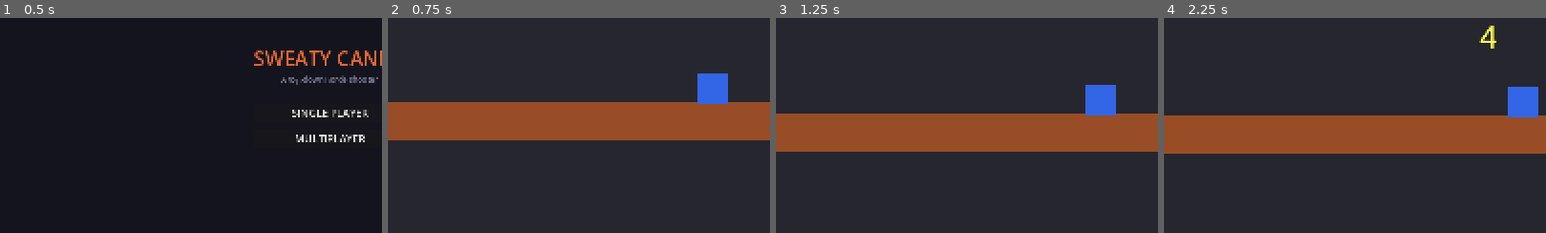
Above: before the commit, frames 1-4 (left to right).
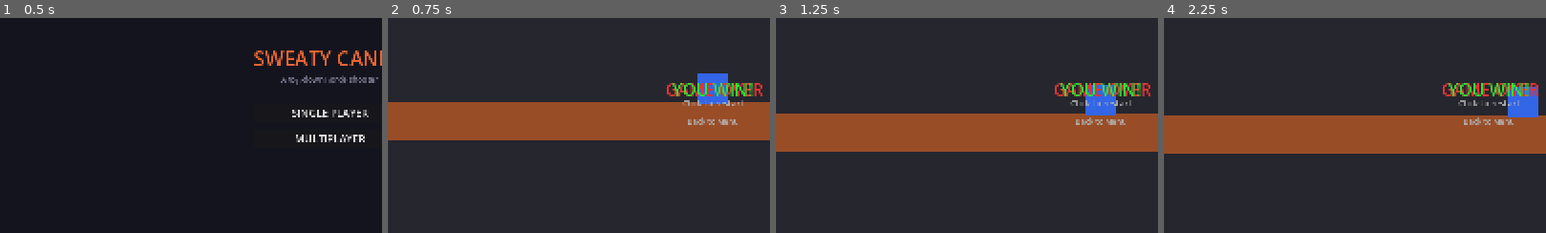
Above: after the commit, the same moments.

Repository: peter-lee97/sweaty-candy
Game: Godot game, scene res://scenes/ui/main_menu.tscn
Two runs of this game, one before a commit and one after it. Both use one fixed random seed, a clock stepped at 60 frames per second and the inputs below.
Inputs (mouse positions are % of the whole screen's width and height, from its top left):
- Up to frame 1 (0.5 s): no input
- Up to frame 2 (0.75 s): click "SINGLE PLAYER" at 0.5 s
- Up to frame 3 (1.25 s): no input
- Up to frame 4 (2.25 s): click "X" at 1.25 s; move the mouse to (72, 45) at 2.02 s; press the mouse at (72, 45) at 2.03 s; hold D (move_right) from 2.03 s (still down)
The pictures show only the part of the screen within x 8-58%, y 31-81%; the shares and areas given below are measured in that part.

Frame 1 is identical in both runs. In frame 2, 1.6% of the frame differs, in the area x 73-98%, y 30-50%; in frame 3, 1.5%; in frame 4, 1.8%, in the area x 73-98%, y 3-50%.
Error after the commit: Parse Error: Function "get_global_mouse_position()" not found in base self. (res://scripts/ui/hud.gd:35)

Commit message:
Fix score tabulation and add back-to-menu at end of game
- game_events.gd: re-add signal projectile_hit (was removed as dead
  code but is needed for hit tracking)
- projectile.gd: emit GameEvents.projectile_hit() when hitting an enemy
- game_manager.gd: add _shots_hit var, connect signal, increment on
  hit, use actual value in _compute_stats instead of hardcoded 0
- game.tscn: add MenuLabel (Back to Menu) below RestartLabel
- hud.gd: show MenuLabel at game over, route clicks to restart vs
  menu based on mouse position over each label's rect

Diff:
--- a/client/scenes/game/game.tscn
+++ b/client/scenes/game/game.tscn
@@ -198,6 +198,23 @@
 horizontal_alignment = 1
 vertical_alignment = 1
 
+[node name="MenuLabel" type="Label" parent="HUD"]
+unique_name_in_owner = true
+anchors_preset = 8
+anchor_left = 0.5
+anchor_top = 0.5
+anchor_right = 0.5
+anchor_bottom = 0.5
+offset_left = -150.0
+offset_top = 30.0
+offset_right = 150.0
+offset_bottom = 55.0
+theme_override_colors/font_color = Color(0.7, 0.7, 0.7, 1)
+theme_override_font_sizes/font_size = 16
+text = "Back to Menu"
+horizontal_alignment = 1
+vertical_alignment = 1
+
 [node name="Obstacle1" type="StaticBody2D" parent="." groups=["obstacle"]]
 collision_layer = 16
 collision_mask = 0
--- a/client/scripts/autoload/game_events.gd
+++ b/client/scripts/autoload/game_events.gd
@@ -3,6 +3,7 @@
 signal player_health_changed(current_health: int, max_health: int)
 signal player_died
 signal projectile_fired
+signal projectile_hit
 signal enemy_killed(kill_position: Vector2, score_value: int)
 signal countdown_tick(seconds_left: int)
 signal countdown_finished
--- a/client/scripts/game/game_manager.gd
+++ b/client/scripts/game/game_manager.gd
@@ -9,6 +9,7 @@
 @onready var _player_spawn: Marker2D = %PlayerSpawn
 
 var _shots_fired: int = 0
+var _shots_hit: int = 0
 var _local_player: CharacterBody2D
 var _network_tick: int = 0
 var _remote_player_nodes: Dictionary = {}
@@ -33,6 +34,7 @@
 func _ready() -> void:
 	GameEvents.player_died.connect(_on_player_died)
 	GameEvents.projectile_fired.connect(_on_projectile_fired)
+	GameEvents.projectile_hit.connect(_on_projectile_hit)
 	GameEvents.enemy_killed.connect(_on_enemy_killed)
 	GameEvents.countdown_finished.connect(_on_countdown_finished)
 
@@ -283,8 +285,12 @@
 	_shots_fired += 1
 
 
+func _on_projectile_hit() -> void:
+	_shots_hit += 1
+
+
 func _compute_stats() -> Dictionary:
-	return {"time": 0.0, "accuracy": 0.0, "fired": _shots_fired, "hit": 0}
+	return {"time": 0.0, "accuracy": 0.0, "fired": _shots_fired, "hit": _shots_hit}
 
 
 func _on_enemy_killed(kill_position: Vector2, _score_value: int) -> void:
--- a/client/scripts/projectiles/projectile.gd
+++ b/client/scripts/projectiles/projectile.gd
@@ -21,4 +21,5 @@
 			queue_free()
 		elif body.is_in_group("enemy") and body.has_method("take_damage"):
 			body.take_damage(damage, global_position.direction_to(body.global_position))
+			GameEvents.projectile_hit.emit()
 			queue_free()
--- a/client/scripts/ui/hud.gd
+++ b/client/scripts/ui/hud.gd
@@ -7,6 +7,7 @@
 @onready var _stats_label: Label = %StatsLabel
 @onready var _countdown_label: Label = %CountdownLabel
 @onready var _wave_label: Label = %WaveLabel
+@onready var _menu_label: Label = %MenuLabel
 
 
 func _ready() -> void:
@@ -22,15 +23,26 @@
 	_stats_label.hide()
 	_countdown_label.hide()
 	_wave_label.hide()
+	_menu_label.hide()
 
 
 func _process(_delta: float) -> void:
-	if Input.is_action_just_pressed("shoot") and (_game_over_label.visible or _win_label.visible):
+	if not Input.is_action_just_pressed("shoot"):
+		return
+	if not (_game_over_label.visible or _win_label.visible):
+		return
+
+	var mouse_pos: Vector2 = get_global_mouse_position()
+	if _restart_label.get_global_rect().has_point(mouse_pos):
 		if GameData.multiplayer_session_active:
 			GameData.clear_multiplayer_session()
 			get_tree().change_scene_to_file("res://scenes/ui/lobby.tscn")
 		else:
 			get_tree().reload_current_scene()
+	elif _menu_label.get_global_rect().has_point(mouse_pos):
+		if GameData.multiplayer_session_active:
+			GameData.clear_multiplayer_session()
+		get_tree().change_scene_to_file("res://scenes/ui/main_menu.tscn")
 
 
 func _on_player_health_changed(current: int, max_hp: int) -> void:
@@ -53,6 +65,7 @@
 	if won:
 		_win_label.show()
 	_restart_label.show()
+	_menu_label.show()
 
 
 func _on_countdown_tick(seconds_left: int) -> void:
